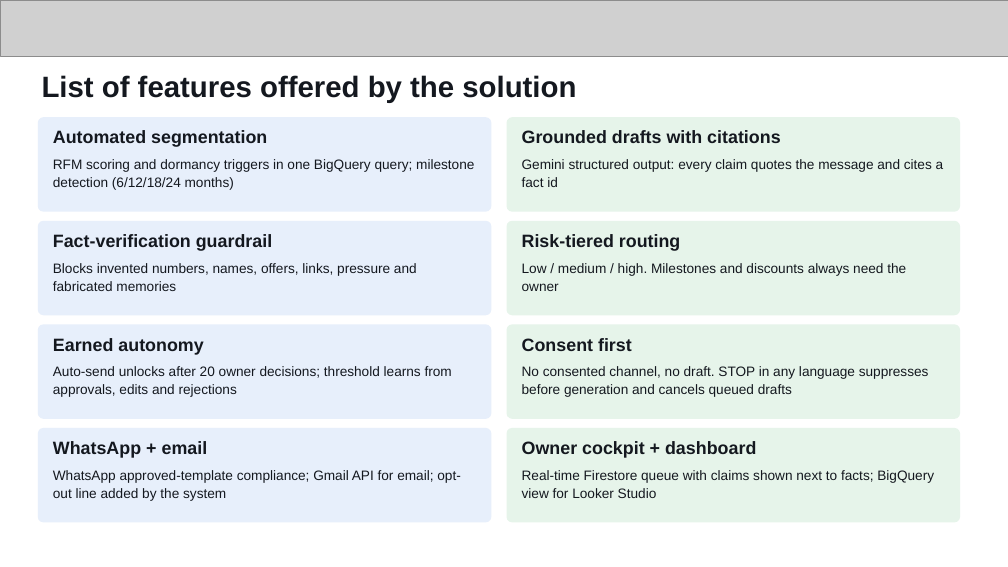
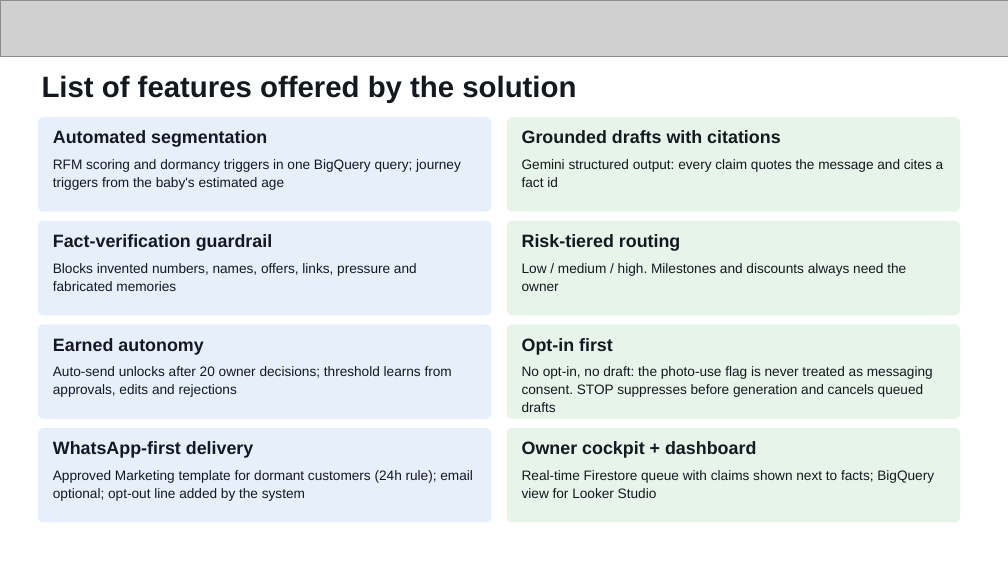
Before and after one commit to JayMandava/rekindle, a slide deck: slide 4 of docs/deck/ReKindle_AI_Builder_Cup.pptx. Drawn at 1008x567 pixels with LibreOffice and Linux fonts; fonts in the diff are those of the drawing; grey boxes stand for pictures. Boxes give left, top, right and bottom in pixels: in the first picture for what was removed or moved away, otherwise in the second. Text is boxed around its words. In the diff, an @@ line names an element or a change of style, - is before the commit and + after.

```diff
--- a/docs/deck/ReKindle_AI_Builder_Cup.pptx
+++ b/docs/deck/ReKindle_AI_Builder_Cup.pptx
@@ text at [53, 159, 461, 190]: text changed @@
-RFM scoring and dormancy triggers in one BigQuery query; milestone detection (6/12/18/24 months)
+RFM scoring and dormancy triggers in one BigQuery query; journey triggers from the baby's estimated age
@@ text at [522, 338, 613, 355]: text changed @@
-Consent first
+Opt-in first
@@ text at [522, 366, 933, 412]: text changed @@
-No consented channel, no draft. STOP in any language suppresses before generation and cancels queued drafts
+No opt-in, no draft: the photo-use flag is never treated as messaging consent. STOP suppresses before generation and cancels queued drafts
@@ text at [53, 441, 254, 458]: text changed @@
-WhatsApp + email
+WhatsApp-first delivery
@@ text at [53, 470, 473, 501]: text changed @@
-WhatsApp approved-template compliance; Gmail API for email; opt-out line added by the system
+Approved Marketing template for dormant customers (24h rule); email optional; opt-out line added by the system
```
Also in this commit, not shown: 5 other slides changed, 1 slide added, 37 other files.
